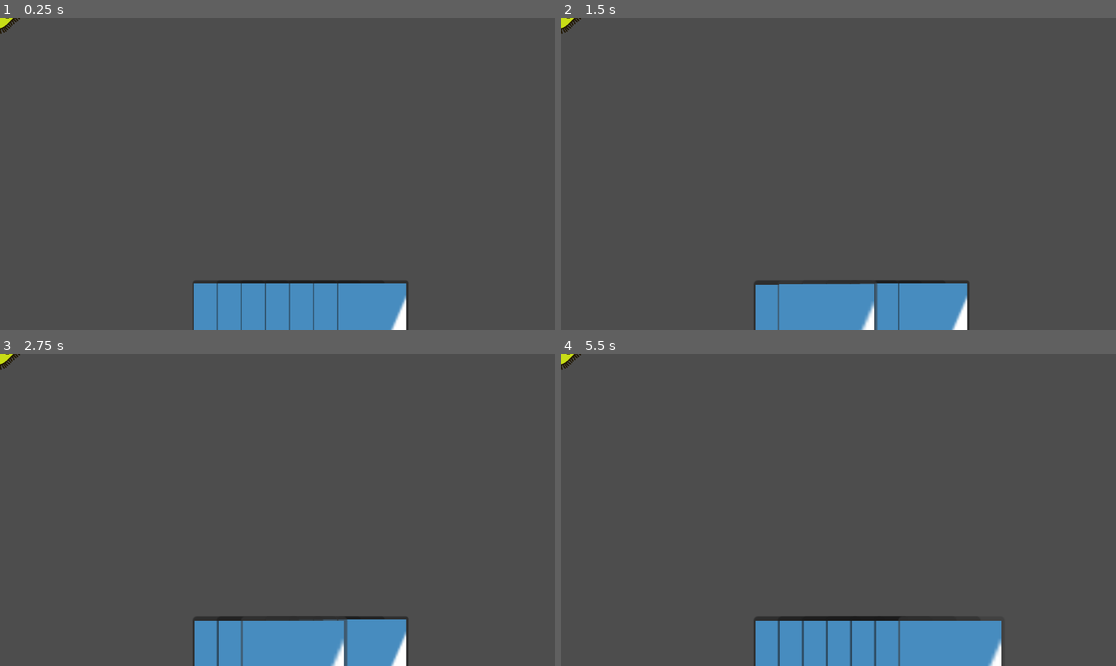
Above: before the commit, frames 1-4 (two rows, left to right).
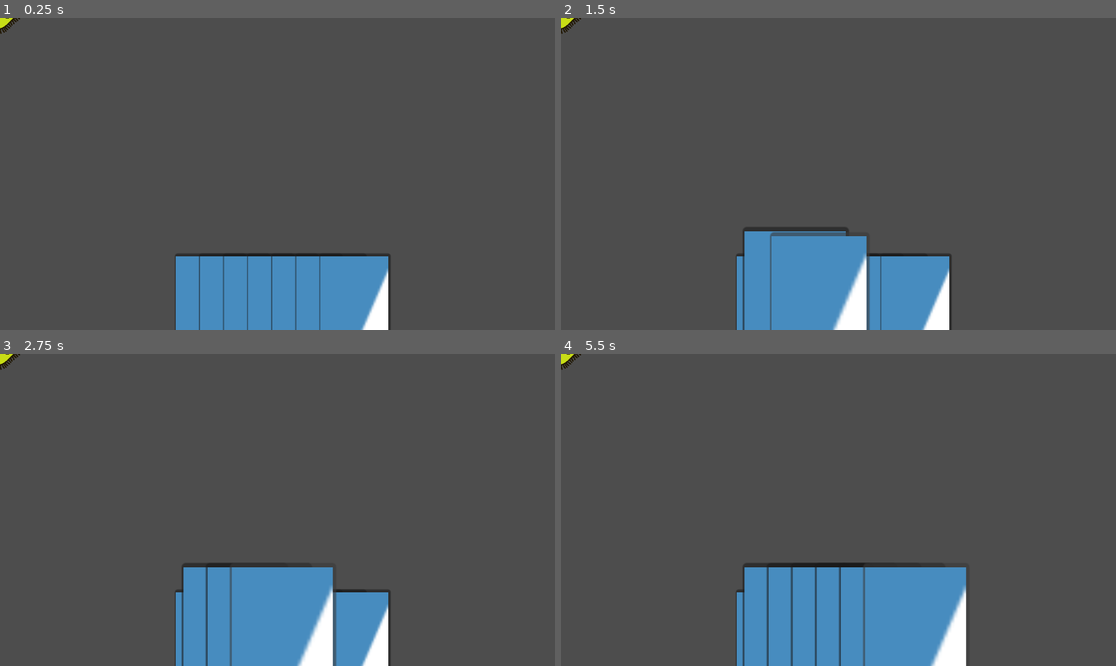
Above: after the commit, the same moments.

Repository: lowes2/immune_deckbuilder
Game: Godot game, scene res://battle.tscn
Same seed, same stepped clock (60 frames per second), same inputs: the game is played once before the commit and once after it. The engine's default icon, where the game draws it, is replaced by a stand-in: a white triangle on a blue panel in a dark square.
Inputs (mouse positions are in pixels of both pictures, inside the frame that each line leads up to):
- Up to frame 1 (0.25 s): no input
- Up to frame 2 (1.5 s): click (771, 308) at 0.52 s; click (794, 308) at 1.27 s
- Up to frame 3 (2.75 s): click (260, 644) at 2.02 s
- Up to frame 4 (5.5 s): click (844, 644) at 2.77 s; click (866, 644) at 3.52 s; click (894, 644) at 4.27 s; click (916, 644) at 5.02 s

The runs differ from the first frame. In frame 1, 5.7% of the frame differs, in the area x 31-74%, y 75-100%; in frame 2, 8.2%; in frame 3, 8.8%; in frame 4, 10%, in the area x 31-80%, y 66-100%.
Error before the commit: Trying to assign value of type 'Node2D' to a variable of type 'Node3D'. (res://card.gd:25)

Commit message:
dgsfsdfgdsfg

Diff:
--- a/card.gd
+++ b/card.gd
@@ -7,7 +7,7 @@
 #all cells start deactivated, and take one turn to activate (?)
 #NK cells can start active bc they don't need an activation signal
 var active = false
-var battle: Node3D
+var battle: Node2D
 #this may have to change to accomodate it being a control nodde
 
 
